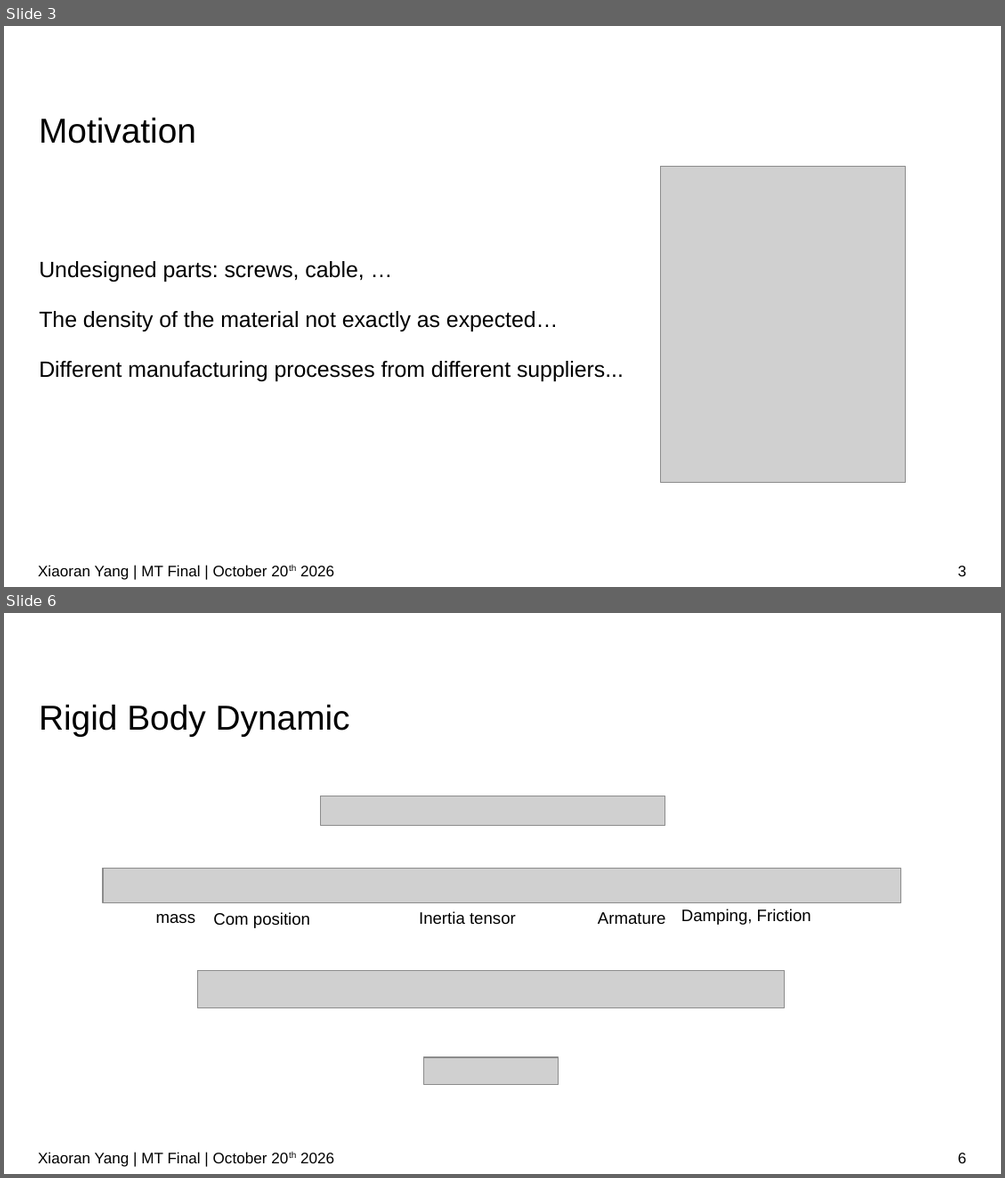
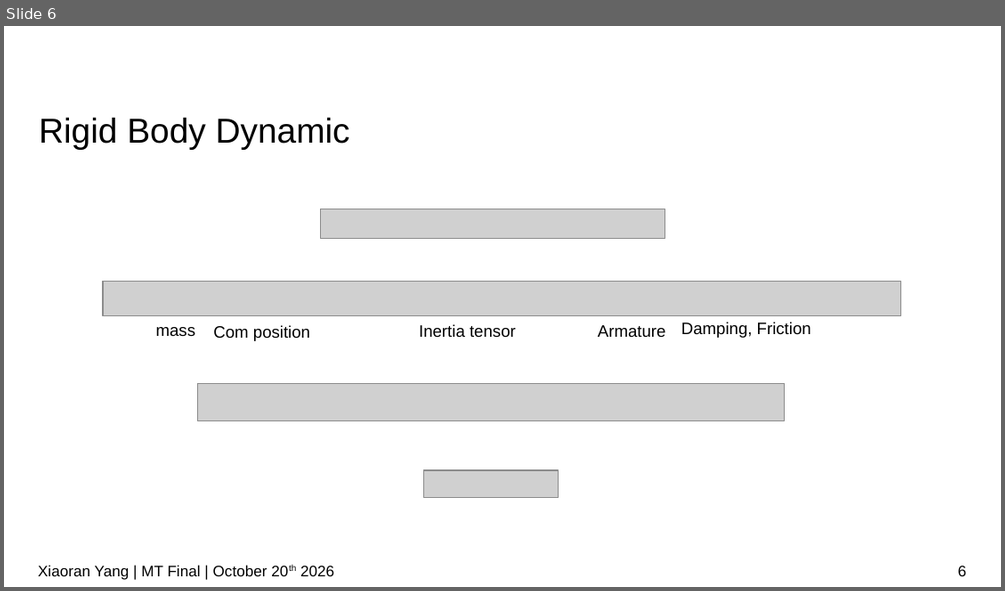
Before and after one commit to IDoccupled/identification, a slide deck: presentation/presentation.odp. Shown one above the other, each under a label of ours: slides 3 and 6 before the commit, slide 6 after it; the slides between them are not shown. The pictures are 1005x1178 and 1005x591 pixels, drawn with LibreOffice and Linux fonts; fonts in the diff are those of the drawing; grey boxes stand for pictures; background and template pictures are left out. Boxes give left, top, right and bottom in pixels: in the first picture for what was removed or moved away, otherwise in the second. Text is boxed around its words. In the diff, an @@ line names an element or a change of style, - is before the commit and + after.

```diff
--- a/presentation/presentation.odp
+++ b/presentation/presentation.odp
@@ slide 3 removed at bbox=[4, 26, 1001, 587], background #FFFFFF @@
@@ title removed at bbox=[39, 117, 196, 143] @@
-Motivation
@@ picture removed at bbox=[661, 167, 905, 483] @@
@@ text removed at bbox=[39, 261, 623, 381] @@
-Undesigned parts: screws, cable, …
-The density of the material not exactly as expected…
-Different manufacturing processes from different suppliers...
@@ text removed at bbox=[38, 564, 334, 580] @@
-Xiaoran Yang | MT Final | October 20th 2026
@@ page number removed at bbox=[958, 565, 967, 576] @@
-3
```
Also in this commit, not shown: 14 slides changed, 2 slides added.
